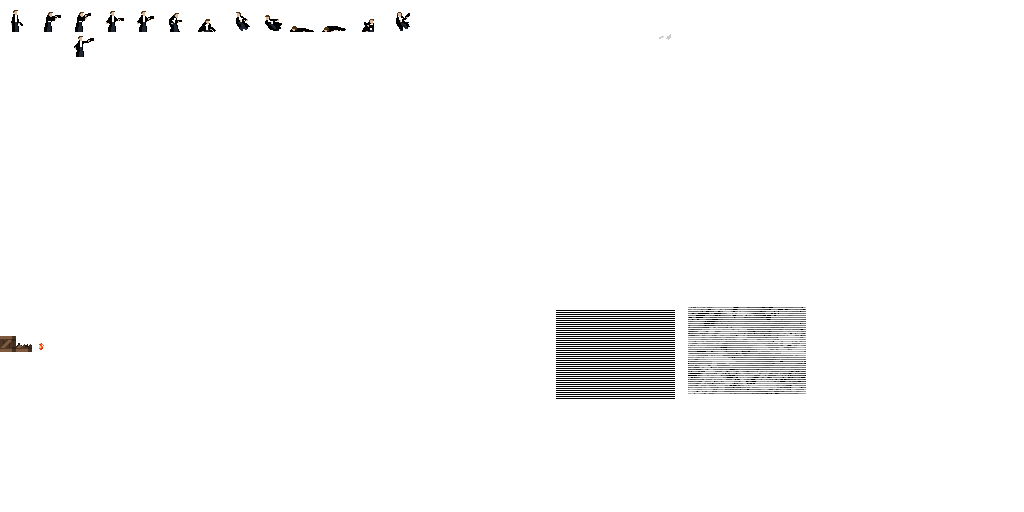
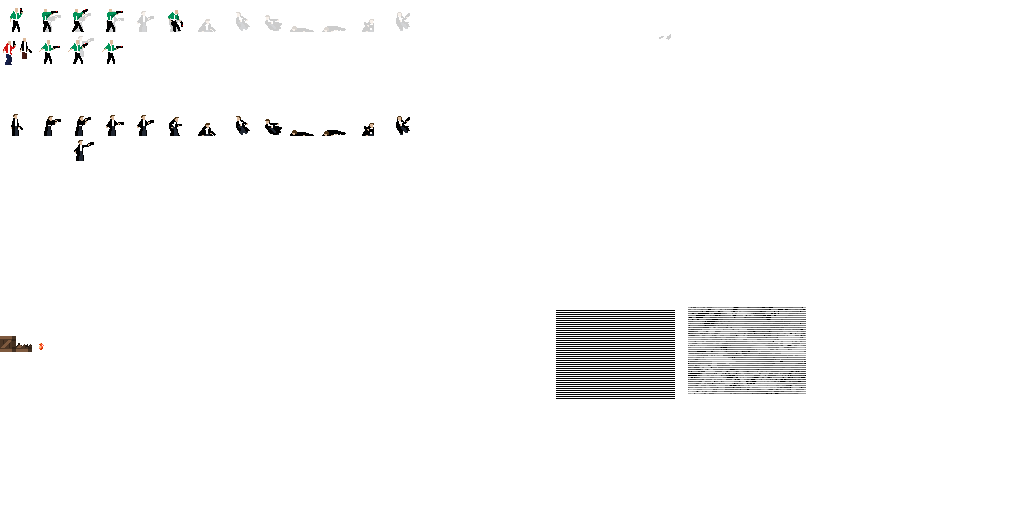
Layer changes from the first 1024×512 image to the second:
painted on "tiles" over [3,8,410,161]
added layer "ref" (20%) above "bg" over [44,11,410,57]
